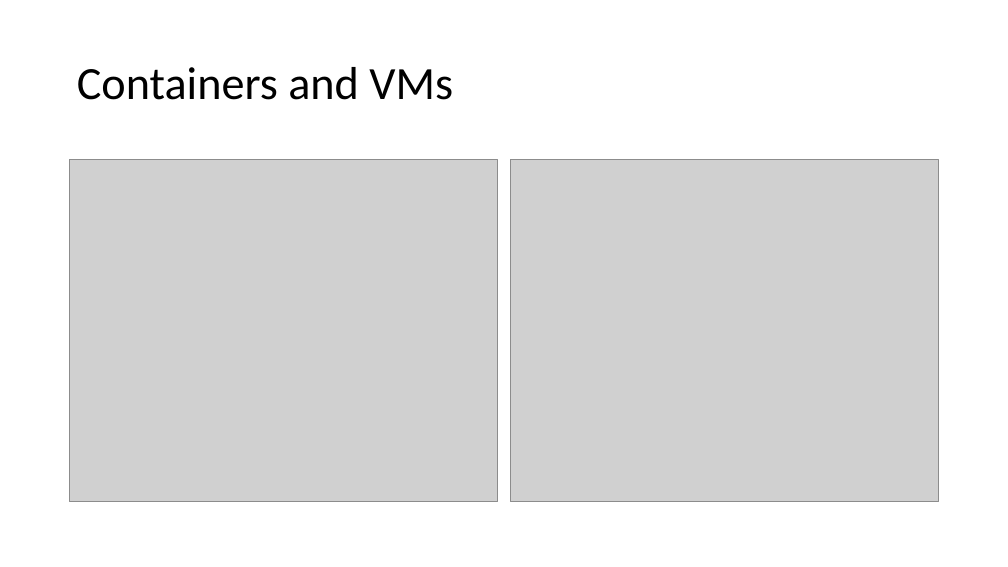
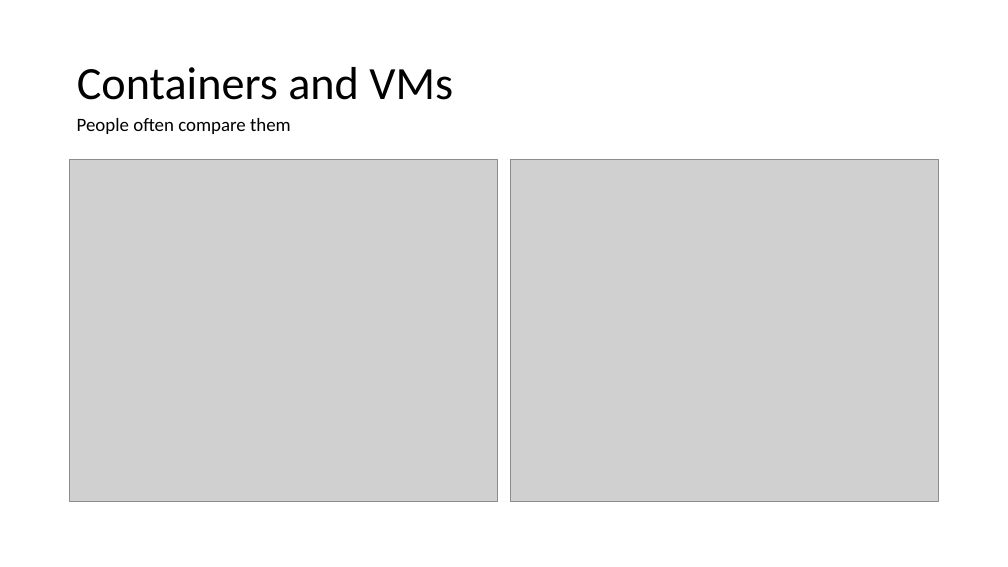
Before and after one commit to agsimeonov/docker-intro-presentation, a slide deck: slide 9 of docker-intro-presentation.pptx. Drawn at 1008x567 pixels with LibreOffice and Linux fonts; fonts in the diff are those of the drawing; grey boxes stand for pictures. Boxes give left, top, right and bottom in pixels: in the first picture for what was removed or moved away, otherwise in the second. Text is boxed around its words. In the diff, an @@ line names an element or a change of style, - is before the commit and + after.

```diff
--- a/docker-intro-presentation.pptx
+++ b/docker-intro-presentation.pptx
@@ text added at [77,118,291,134], 18 pt, text #000000 @@
+People often compare them
```
Also in this commit, not shown: 4 other slides changed.
